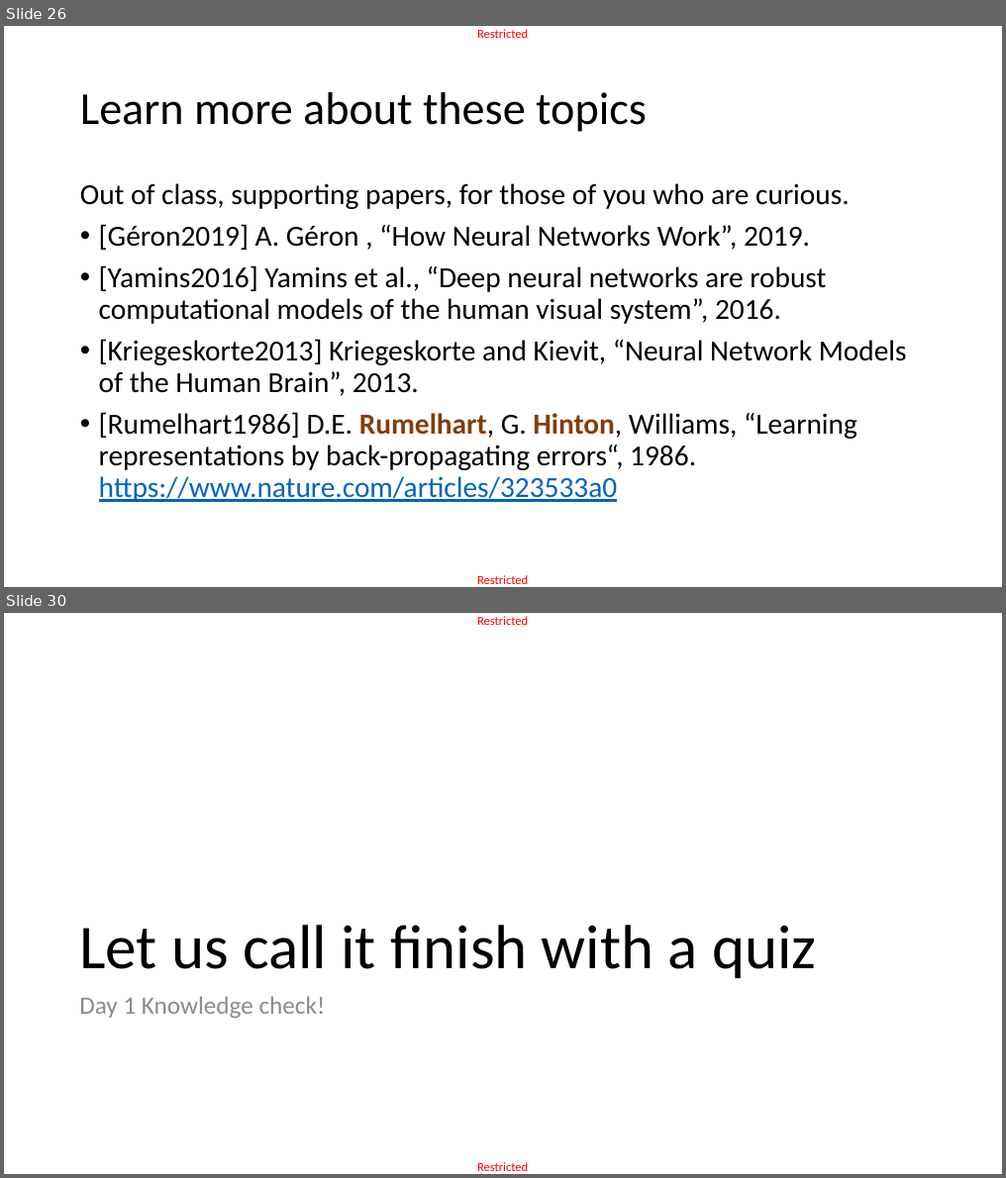
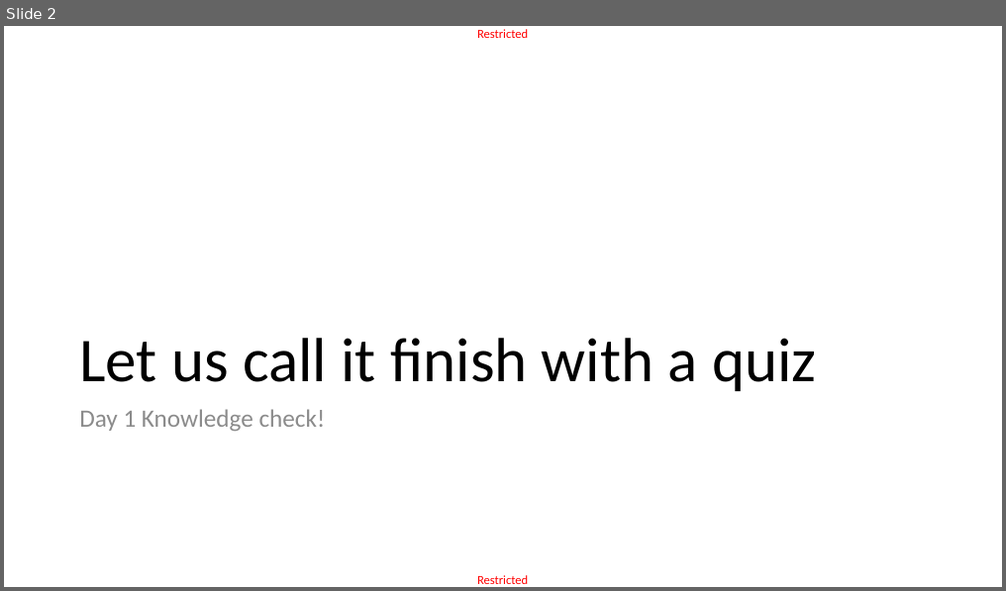
Before and after one commit to matthieudemari/SUTD_ACAD_DL-CV, a slide deck: Day 3 Part 4/D1P4.pptx. Shown one above the other, each under a label of ours: slides 26 and 30 before the commit, slide 2 after it; the slides between them are not shown. The pictures are 1006x1178 and 1006x591 pixels, drawn with LibreOffice and Linux fonts; fonts in the diff are those of the drawing. Boxes give left, top, right and bottom in pixels: in the first picture for what was removed or moved away, otherwise in the second. Text is boxed around its words. In the diff, an @@ line names an element or a change of style, - is before the commit and + after.

```diff
--- a/Day 3 Part 4/D1P4.pptx
+++ b/Day 3 Part 4/D1P4.pptx
@@ slide 26 removed at box(4, 26, 1002, 587), background #FFFFFF; not listed: 2 template elements that a slide beside it also shows @@
@@ title removed at box(80, 92, 647, 132) @@
-Learn more about these topics
@@ text removed at box(80, 183, 907, 502) @@
-Out of class, supporting papers, for those of you who are curious.
-• [Géron2019] A. Géron , “How Neural Networks Work”, 2019.
-• [Yamins2016] Yamins et al., “Deep neural networks are robust computational models of the human visual system”, 2016.
-• [Kriegeskorte2013] Kriegeskorte and Kievit, “Neural Network Models of the Human Brain”, 2013.
-• [Rumelhart1986] D.E. Rumelhart, G. Hinton, Williams, “Learning representations by back-propagating errors“, 1986.
-  https://www.nature.com/articles/323533a0
@@ what was slide 30 is now slide 2 @@
```
Also in this commit, not shown: 1 slide added, 27 other slides removed, 19 other files.
